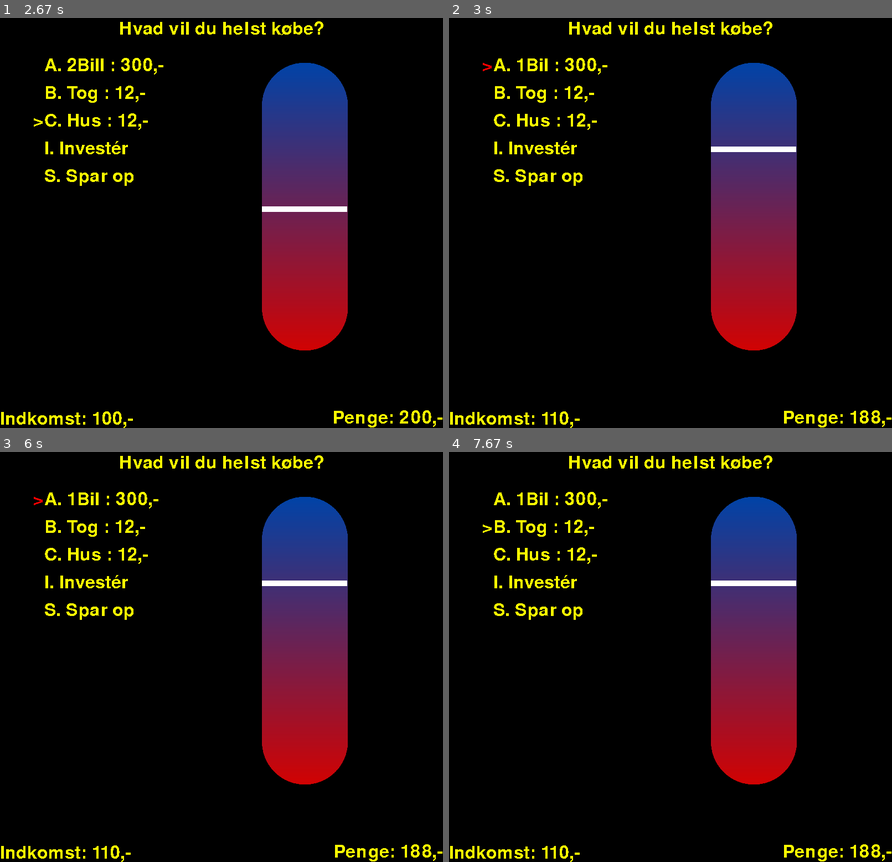
Above: before the commit, frames 1-4 (two rows, left to right).
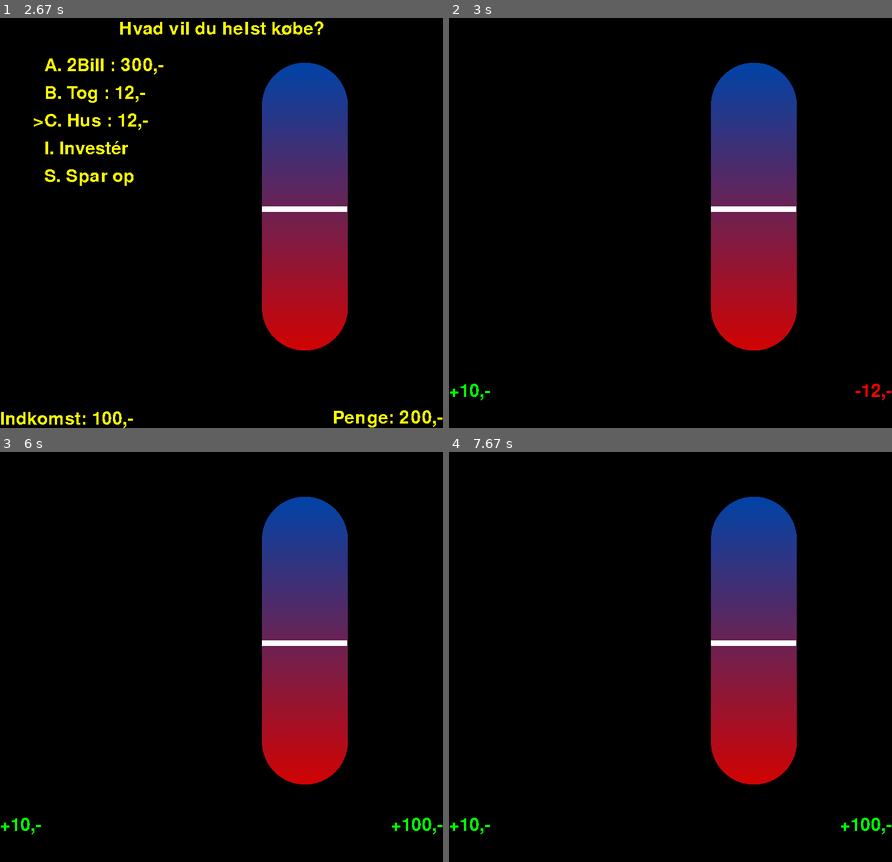
Above: after the commit, the same moments.

Repository: toke-dk/FIRE-game
Game: pygame game, started from main.py
Two runs of this game, one before a commit and one after it. Both use one fixed random seed, a clock stepped at 60 frames per second and the inputs below.
Inputs:
- Up to frame 1 (2.67 s): hold A 0.33-0.87 s; hold S 0.9-1.4 s; tap C at 1.05, 2.42 s; hold A 1.43-1.83 s; tap I at 1.58 s; hold S 1.87-2.23 s; tap B at 2.02 s; hold A from 2.27 s (still down)
- Up to frame 2 (3 s): release A at 2.73 s; tap Enter at 2.77 s
- Up to frame 3 (6 s): no input
- Up to frame 4 (7.67 s): hold A from 7.45 s (still down); tap B at 7.6 s

Frame 1 is identical in both runs. In frame 2, 3.0% of the frame differs, in the area x 0-100%, y 0-100%; in frame 3, 3.1%; in frame 4, 3.1%.

Commit message:
uncommented time.sleep

Diff:
--- a/main.py
+++ b/main.py
@@ -37,14 +37,14 @@
     screen.blit(money_change_text, money_change_text_rect)
     pygame.display.update(income_change_text_rect)
     pygame.display.update(money_change_text_rect)
-    # time.sleep(3)
+    time.sleep(3)
     # displays the new income
     pygame.draw.rect(screen, (0,0,0), total_income_text_rect)
     pygame.draw.rect(screen, (0,0,0), money_change_text_rect)
     screen.blit(total_income_text, total_income_text_rect)
     pygame.display.update(money_change_text_rect)
     pygame.display.update(total_income_text_rect)
-    # time.sleep(3)
+    time.sleep(2)
     screen.fill((0,0,0))
 
 
